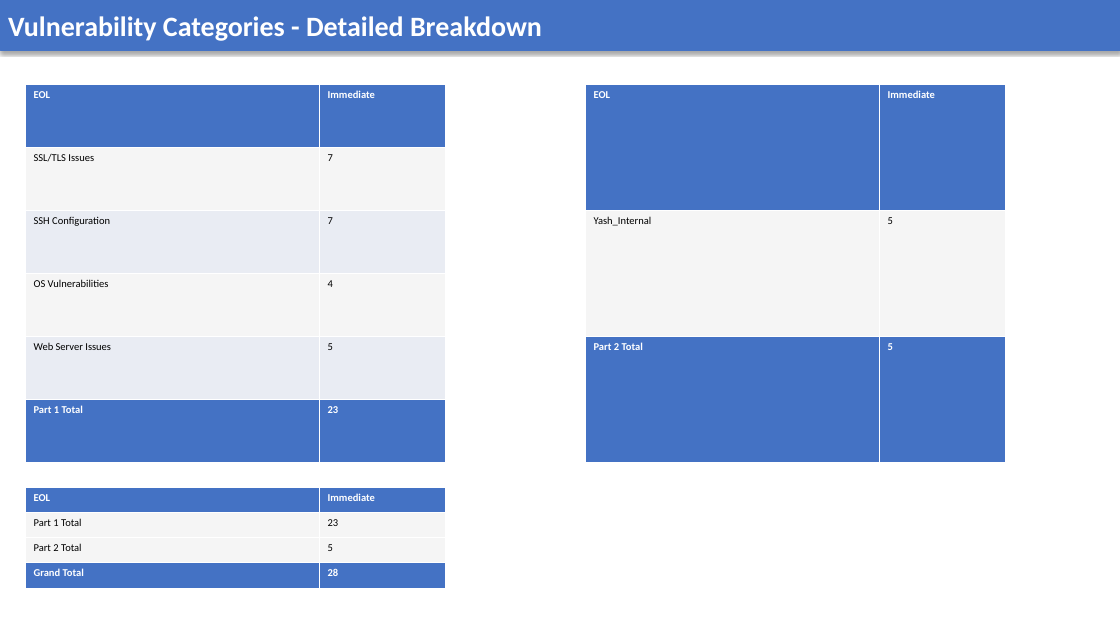
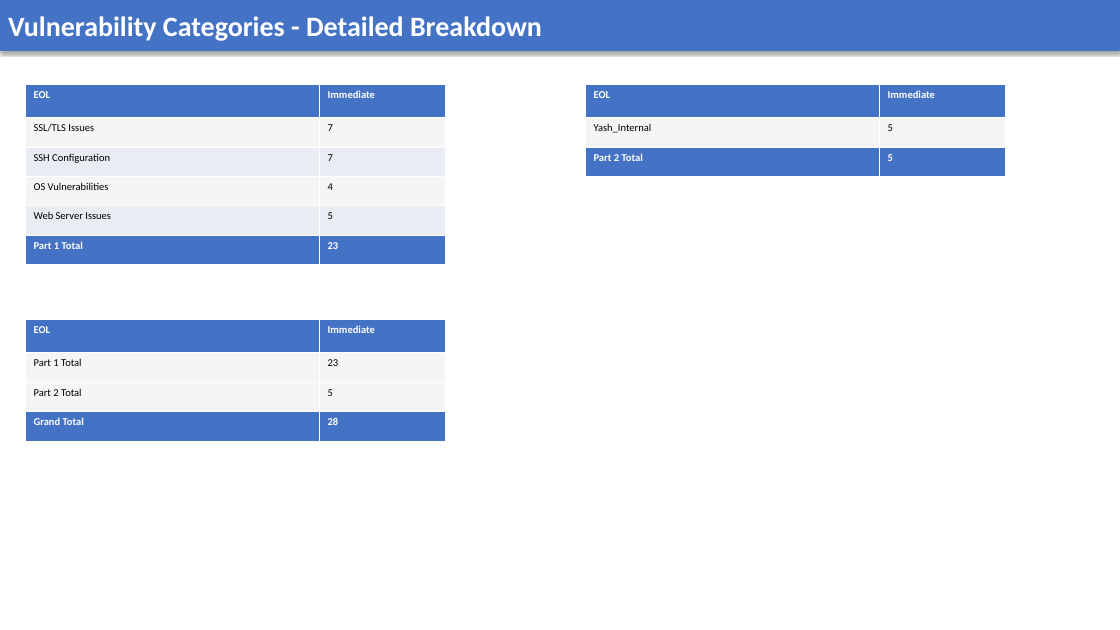
Before and after one commit to AnekantEmployee/vms_automation, a slide deck: slide 9 of vms_ppt/Test Report 1.pptx. Drawn at 1120x630 pixels with LibreOffice and Linux fonts; fonts in the diff are those of the drawing. Boxes give left, top, right and bottom in pixels: in the first picture for what was removed or moved away, otherwise in the second. Text is boxed around its words. In the diff, an @@ line names an element or a change of style, - is before the commit and + after.

```diff
--- a/vms_ppt/Test Report 1.pptx
+++ b/vms_ppt/Test Report 1.pptx
@@ table: place and size @@
-table at bbox=[25, 84, 445, 462]
+table at bbox=[25, 84, 445, 265]
@@ table: place and size @@
-table at bbox=[586, 84, 1006, 462]
+table at bbox=[586, 84, 1006, 176]
@@ table: place and size @@
-table at bbox=[25, 487, 445, 588]
+table at bbox=[25, 319, 445, 441]
```
Also in this commit, not shown: 8 other slides changed, 9 other files.
